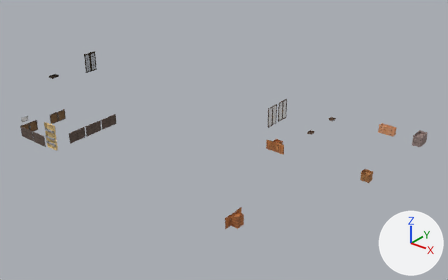
An edit to the glTF model scenery/house/assets/cabinets-and-drawers.glb, drawn before and after from the same camera.
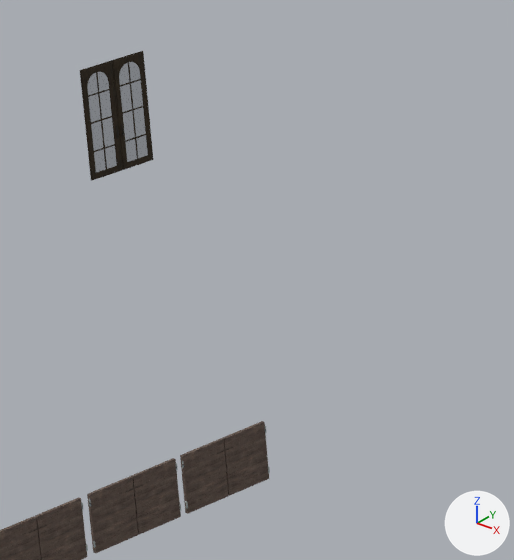
There are two pictures of each version: one whole from a 50 mm camera at (52.2, -21.8, 20.4) aimed at (24.8, 12.5, -0.9), one close up on the part from 16% to 35% of the width and 15% to 49% of the height. The lights are fixed; the arrows at lower right show +X, +Y and +Z. The first two pictures are the older version. Where no turn or scale is listed for an object, it has been applied to the vertices. Vertices at exactly the same position are counted once.

In view in the first close-up: 'Cube.005-col', 'Cube.006-col', 'Cube.008-col', 'Cube.009-col', 'Cube.097-col', 'Cube.098-col', 'display_cabinet_mp_2_4_door_1.001', 'display_cabinet_mp_2_4_door_2.001'.
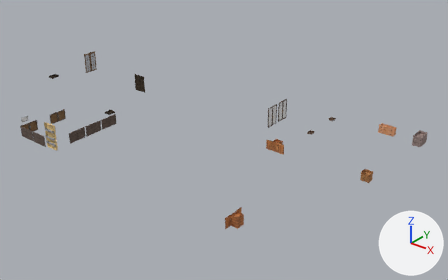
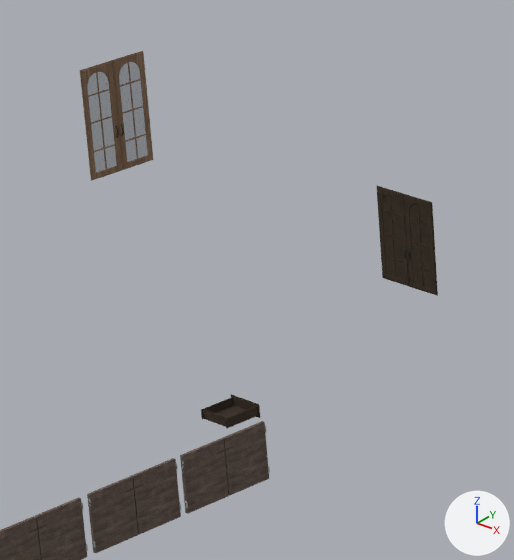
Boxes (x1, y1, x2, y2) around the edits, measured in the close-ups (514 x 560 px):
'wardrobe_mp_1_3_door_2.001', added (brown): after (404, 194, 438, 296)
    faces in mat_wood_5_002 (picture img_wood_5): (404, 194, 438, 296)
'wardrobe_mp_1_3_door_1.001', added: after (377, 186, 410, 287)
    faces in mat_wood_5_002 (picture img_wood_5): (377, 186, 410, 287)
'bedside_table_1_3_drawer.001', added: after (201, 394, 260, 428)
part 1 of me_display_cabinet_mp_2_4_door_1_001, recoloured (lighter): (80, 60, 122, 181) in both
part 2 of me_display_cabinet_mp_2_4_door_2_001, recoloured (lighter): (112, 51, 153, 170) in both

What changed in the scene script:
```text
Add img_wood_08_jpg:
    img_wood_08_jpg = load_image('Wood_08.jpg', '_unpacked/Wood_08.jpg', 256, 256, 'sRGB')
Add img_wood_5:
    img_wood_5 = load_image('wood_5', '_unpacked/wood_5', 256, 256, 'sRGB')
Add mat_wood_08_002:
    mat_wood_08_002 = principled_material('Wood_08.002')
    mat_wood_08_002.texture = img_wood_08_jpg
    mat_wood_08_002.roughness = 1.0
Add mat_wood_5_002:
    mat_wood_5_002 = principled_material('wood_5.002')
    mat_wood_5_002.texture = img_wood_5
    mat_wood_5_002.roughness = 1.0
Add mat_metal_6_003:
    mat_metal_6_003 = principled_material('metal_6.003')
    mat_metal_6_003.texture = img_metal_6
    mat_metal_6_003.roughness = 1.0
Add mat_wood_5_001:
    mat_wood_5_001 = principled_material('wood_5.001')
    mat_wood_5_001.texture = img_wood_5
    mat_wood_5_001.roughness = 1.0
Add mat_metal_6_002:
    mat_metal_6_002 = principled_material('metal_6.002')
    mat_metal_6_002.texture = img_metal_6
    mat_metal_6_002.roughness = 1.0
Change me_display_cabinet_mp_2_4_door_1_001:
    where me_display_cabinet_mp_2_4_door_1_001.from_pydata(...)  # 276 vertices, 418 faces; spans x 0.0..0.06, y 0.0..0.65, z 0.0..1.86
    used by ob_display_cabinet_mp_2_4_door_1_001; location = (6.93, 13.79, 0.3)
    me_display_cabinet_mp_2_4_door_1_001 part 1: all 168 faces that had it switch from mat_wood_6 (picture img_wood_6) to mat_wood_08_002 (picture img_wood_08_jpg)
Change me_display_cabinet_mp_2_4_door_2_001:
    where me_display_cabinet_mp_2_4_door_2_001.from_pydata(...)  # 276 vertices, 418 faces; spans x 0.0..0.06, y -0.65..0.0, z 0.0..1.86
    used by ob_display_cabinet_mp_2_4_door_2_001; location = (6.93, 15.09, 0.3)
    me_display_cabinet_mp_2_4_door_2_001 part 2: all 168 faces that had it switch from mat_wood_6 (picture img_wood_6) to mat_wood_08_002 (picture img_wood_08_jpg)
Add me_wardrobe_mp_1_3_door_2_001:
    me_wardrobe_mp_1_3_door_2_001.from_pydata(...)  # 276 vertices, 418 faces; spans x -0.67..0.0, y -0.06..0.0, z 0.0..1.71
    # faces by material slot: [172, 246]
    me_wardrobe_mp_1_3_door_2_001.materials.append(mat_wood_5_002)  # picture img_wood_5
    me_wardrobe_mp_1_3_door_2_001.materials.append(mat_metal_6_003)  # picture img_metal_6
Add me_wardrobe_mp_1_3_door_1_001:
    me_wardrobe_mp_1_3_door_1_001.from_pydata(...)  # 276 vertices, 418 faces; spans x 0.0..0.67, y -0.06..0.0, z 0.0..1.71
    # faces by material slot: [172, 246]
    me_wardrobe_mp_1_3_door_1_001.materials.append(mat_wood_5_002)  # picture img_wood_5
    me_wardrobe_mp_1_3_door_1_001.materials.append(mat_metal_6_003)  # picture img_metal_6
Add me_bedside_table_1_3_drawer_001:
    me_bedside_table_1_3_drawer_001.from_pydata(...)  # 216 vertices, 322 faces; spans x -0.323..0.323, y -0.679..0.062, z -0.113..0.113
    # faces by material slot: [76, 246]
    me_bedside_table_1_3_drawer_001.materials.append(mat_wood_5_001)  # picture img_wood_5
    me_bedside_table_1_3_drawer_001.materials.append(mat_metal_6_002)  # picture img_metal_6
Add ob_wardrobe_mp_1_3_door_2_001:
    ob_wardrobe_mp_1_3_door_2_001 = bpy.data.objects.new('wardrobe_mp_1_3_door_2.001', me_wardrobe_mp_1_3_door_2_001)
    ob_wardrobe_mp_1_3_door_2_001.location = (8.95, 19.38, -2.91)
Add ob_wardrobe_mp_1_3_door_1_001:
    ob_wardrobe_mp_1_3_door_1_001 = bpy.data.objects.new('wardrobe_mp_1_3_door_1.001', me_wardrobe_mp_1_3_door_1_001)
    ob_wardrobe_mp_1_3_door_1_001.location = (7.6, 19.38, -2.91)
Add ob_bedside_table_1_3_drawer_001:
    ob_bedside_table_1_3_drawer_001 = bpy.data.objects.new('bedside_table_1_3_drawer.001', me_bedside_table_1_3_drawer_001)
    ob_bedside_table_1_3_drawer_001.location = (11.05, 13.13, -2.32)
```
